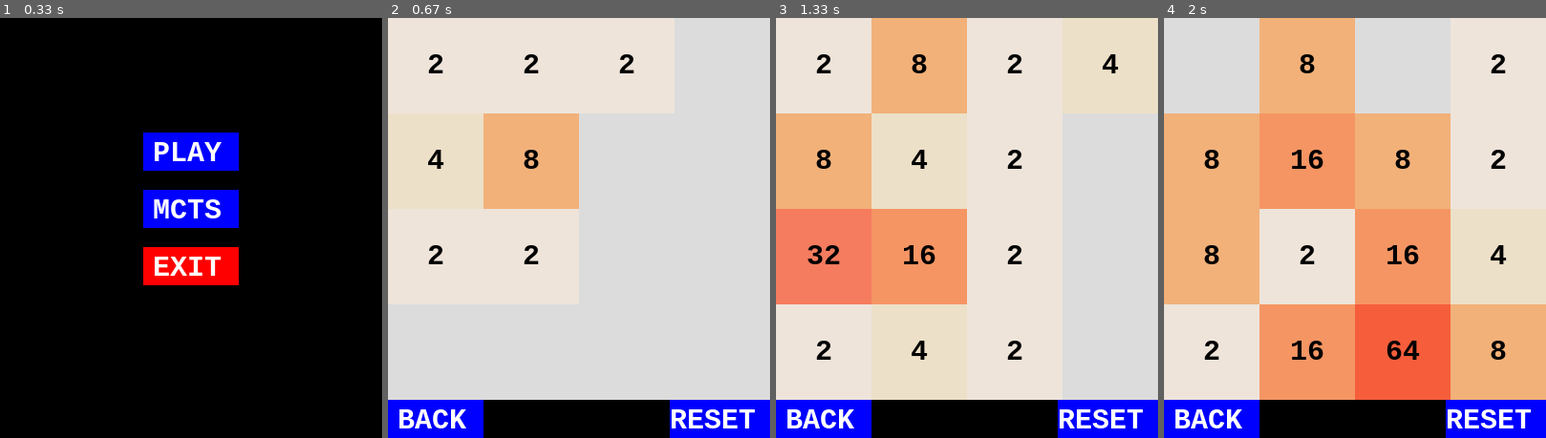
Above: before the commit, frames 1-4 (left to right).
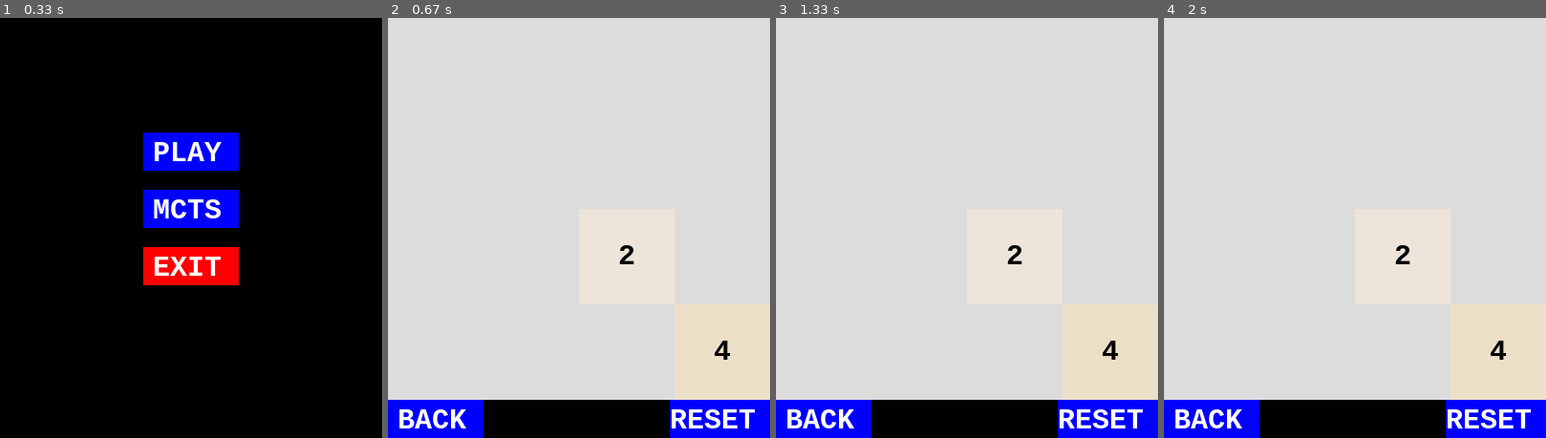
Above: after the commit, the same moments.

Repository: michalmoninec/2048_pygame
Game: pygame game, started from main.py
Same seed, same stepped clock (60 frames per second), same inputs: the game is played once before the commit and once after it.
Inputs (mouse positions are in pixels of both pictures, inside the frame that each line leads up to):
- Up to frame 1 (0.33 s): no input
- Up to frame 2 (0.67 s): click (579, 207) at 0.38 s
- Up to frame 3 (1.33 s): hold Right 0.83-1.3 s
- Up to frame 4 (2 s): click (1477, 215) at 1.38 s

Frame 1 is identical in both runs. In frame 2, 6.6% of the frame differs, in the area x 10-90%, y 8-82%; in frame 3, 24%; in frame 4, 52%, in the area x 0-100%, y 0-91%.

Commit message:
thread addition
async changed to thread to smooth UI control while simulation is running

Diff:
--- a/game.py
+++ b/game.py
@@ -18,11 +18,12 @@
         self.myfont = pygame.font.SysFont("monospace", 30, bold="true")
         self.tile_size = 100
         self.start_random = True
-        self.start = False
+        self.player_start = False
         self.game_over = False
         self.score = 0
         self.is_win = False
-        self.screen = False
+        self.player_screen = False
+        self.caption_score = None
 
         self.place_random_tile()
         self.place_random_tile()
@@ -31,7 +32,7 @@
         """
         Updates game state with provided direction.
         """
-        if self.start:
+        if self.player_start:
             if self.game_possible_movement() and not self.game_over:
                 self.move_in_direction(dir, self.matrix)
 
--- a/graphics/screen.py
+++ b/graphics/screen.py
@@ -53,12 +53,15 @@
         """
         if self.back_button.collidepoint(x, y):
             surf.fill((0, 0, 0))
-            game.start = False
-            game.screen = False
-
-            monte_carlo.start = False
-            monte_carlo.screen = False
-            monte_carlo.running = False
+            if game.player_screen:
+                game.player_start = False
+                game.player_screen = False
+            elif monte_carlo.screen:
+                monte_carlo.stop_event.set()
+                monte_carlo.simulation_thread.join()
+                monte_carlo.sim_running = False
+                monte_carlo.screen = False
+                monte_carlo.running = False
 
             self.create_menu(surf)
 
@@ -66,14 +69,16 @@
             surf.fill((0, 0, 0))
             game.game_over = False
             game.score = 0
+            game.caption_score = 0
             game.is_win = False
 
             if monte_carlo.screen:
-                game.start = False
-                monte_carlo.start = True
+                monte_carlo.stop_event.set()
+                monte_carlo.simulation_thread.join()
+                monte_carlo.sim_running = False
                 monte_carlo.running = True
-            else:
-                game.start = True
+            elif game.player_screen:
+                game.player_start = True
                 monte_carlo.running = False
 
             game.reset_matrix(surf)
@@ -88,22 +93,19 @@
         if self.menu_play.collidepoint(x, y):
             surf.fill((0, 0, 0))
             self.create_footer(surf)
-            game.start = True
-            game.show_game_over = True
-            game.screen = True
+
+            game.player_start = True
+            game.player_screen = True
 
         elif self.menu_MCTS.collidepoint(x, y):
             self.create_footer(surf)
             monte_carlo.screen = True
-            monte_carlo.start = True
-            game.start = False
-            game.game_over = False
+            # monte_carlo.start = True
             monte_carlo.running = True
             game.reset_matrix(surf)
 
         elif self.menu_exit.collidepoint(x, y):
-            pg.quit()
-            exit()
+            pg.event.post(pg.event.Event(pg.QUIT))
 
     def show_game_over(self, surf: Surface) -> None:
         """
--- a/main.py
+++ b/main.py
@@ -1,5 +1,7 @@
+import threading
 import pygame as pg
 import asyncio
+import copy
 
 
 from pygame import Surface
@@ -11,41 +13,49 @@
 
 def main() -> None:
     """
-    Initialization setup for pygame, scren, game and mt simultaion.
-    Start of async loop.
+    Initialization setup for pygame, screen, game and mt simultaion.
     """
     try:
         pg.init()
     except:
         exit()
+
     screen = Screen()
     game = Game()
     monte_carlo = MonteCarlo()
-    surf = surface_setup(screen, game.score)
+    surf = surface_setup(screen, 0)
 
-    asyncio.run(main_loop(screen, game, monte_carlo, surf))
+    main_loop(screen, game, monte_carlo, surf)
 
 
-async def main_loop(screen: Screen, game: Game, monte_carlo: MonteCarlo, surf: Surface):
+def main_loop(screen: Screen, game: Game, monte_carlo: MonteCarlo, surf: Surface):
     """
     Main loop handles game state, event handling, simulation state.
     """
-    while True:
-        if game.start:
+    running = True
+    while running:
+        if game.player_start:
             if screen.last == "simulation":
                 screen.last = "game"
                 game.reset_matrix(surf)
                 game.game_over = False
+            game.caption_score = game.score
             game.print_matrix(surf)
 
-        if game.game_over and (game.screen or monte_carlo.screen):
+        if game.game_over and (game.player_screen or monte_carlo.screen):
             screen.show_game_over(surf)
 
-        if monte_carlo.screen and monte_carlo.start:
-            asyncio.create_task(mt_simulation(monte_carlo, game, surf, screen))
+        if monte_carlo.screen and not monte_carlo.sim_running:
+            monte_carlo.stop_event.clear()
+            monte_carlo.simulation_thread = threading.Thread(
+                target=mt_simulation, args=(monte_carlo, game, surf, screen)
+            )
+            monte_carlo.simulation_thread.start()
+            monte_carlo.sim_running = True
 
         for event in pg.event.get():
             if event.type == pg.QUIT:
+                running = False
                 pg.quit()
                 exit()
             if event.type == pg.KEYDOWN:
@@ -60,34 +70,39 @@
             if event.type == pg.MOUSEBUTTONDOWN:
                 x, y = pg.mouse.get_pos()
 
-                if game.start or monte_carlo.start:
+                if game.player_start or monte_carlo.screen:
                     screen.create_footer(surf)
                     screen.handle_footer(x, y, game, surf, monte_carlo)
                 else:
                     screen.handle_menu(x, y, game, surf, monte_carlo)
 
-        screen.update_score_view(game.score)
+        screen.update_score_view(game.caption_score)
         pg.display.update()
         pg.display.flip()
 
-        await asyncio.sleep(0)
 
-
-async def mt_simulation(
+def mt_simulation(
     monte_carlo: MonteCarlo, game: Game, surf: Surface, screen: Screen
 ) -> None:
     """
     Simulation choose direction based on best score of random movement till game is over.
     """
     screen.last = "simulation"
-    while game.game_possible_movement() and monte_carlo.running:
+    while (
+        game.game_possible_movement()
+        and monte_carlo.running
+        and not monte_carlo.stop_event.is_set()
+    ):
+        score = copy.deepcopy(game.score)
         dir = monte_carlo.get_direction(game)
+        game.score = score
         game.move_in_direction(dir, game.matrix)
         game.start_random = True
         game.print_matrix(surf)
 
+        game.caption_score = game.score
         pg.display.update()
-        await asyncio.sleep(0)
+        pg.display.flip()
     game.game_over = not game.game_possible_movement()
 
 
--- a/sprites/monte_carlo.py
+++ b/sprites/monte_carlo.py
@@ -1,5 +1,6 @@
 import copy
 import random
+import threading
 
 import pygame as pg
 
@@ -23,21 +24,27 @@
         self.score_right = [0]
         self.score_list_all = []
         self.screen = False
+        self.stop_event = threading.Event()
+        self.sim_running = False
+        self.simulation_thread = None
 
     def get_direction(self, game: Game) -> int:
         """
         Chooses direction and then runs simulation until game is over.
         Direction with best acomplished score is selected and returned.
         """
-        matrix = game.matrix
-        true_score = copy.deepcopy(game.score)
+        matrix = copy.deepcopy(game.matrix)
         for _ in range(self.iteration_cnt + 1):
             fixed_dir = dirs[random.randint(0, 3)]
             inner_matrix = copy.deepcopy(matrix)
             while (game.move_in_direction_possible(fixed_dir, inner_matrix)) == False:
                 fixed_dir = dirs[random.randint(0, 3)]
 
-            while game.game_possible_movement(inner_matrix) and self.running:
+            while (
+                game.game_possible_movement(inner_matrix)
+                and self.running
+                and not self.stop_event.is_set()
+            ):
                 rand_dir = dirs[random.randint(0, 3)]
                 while not game.move_in_direction_possible(rand_dir, inner_matrix):
                     rand_dir = dirs[random.randint(0, 3)]
@@ -66,5 +73,5 @@
         self.score_down = [0]
         self.score_left = [0]
         self.score_right = [0]
-        game.score = true_score
+        # game.score = true_score
         return direction
